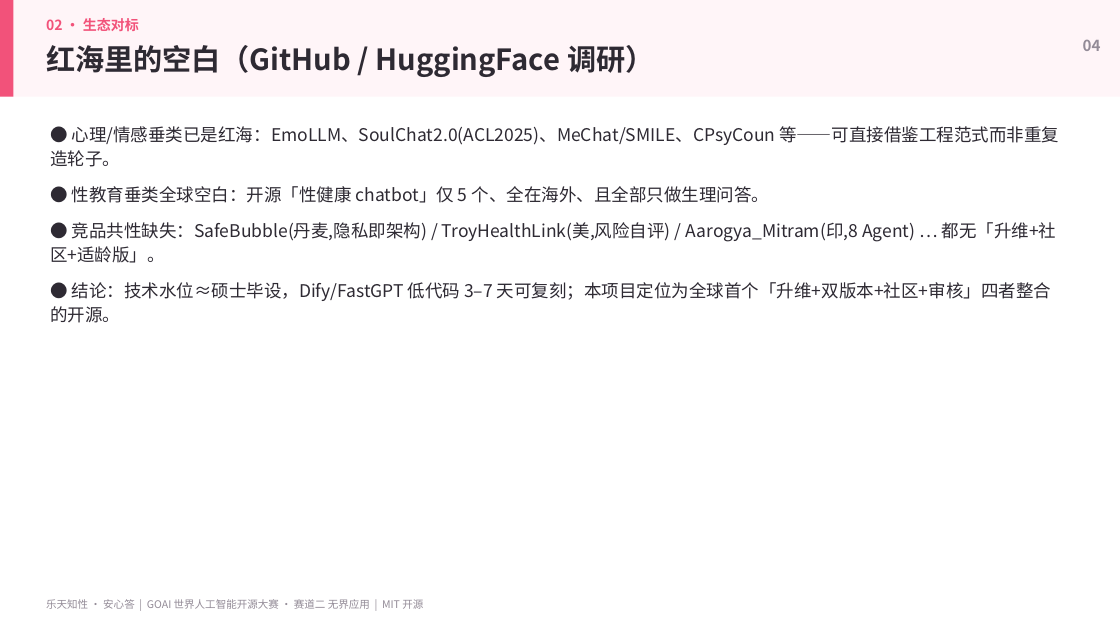
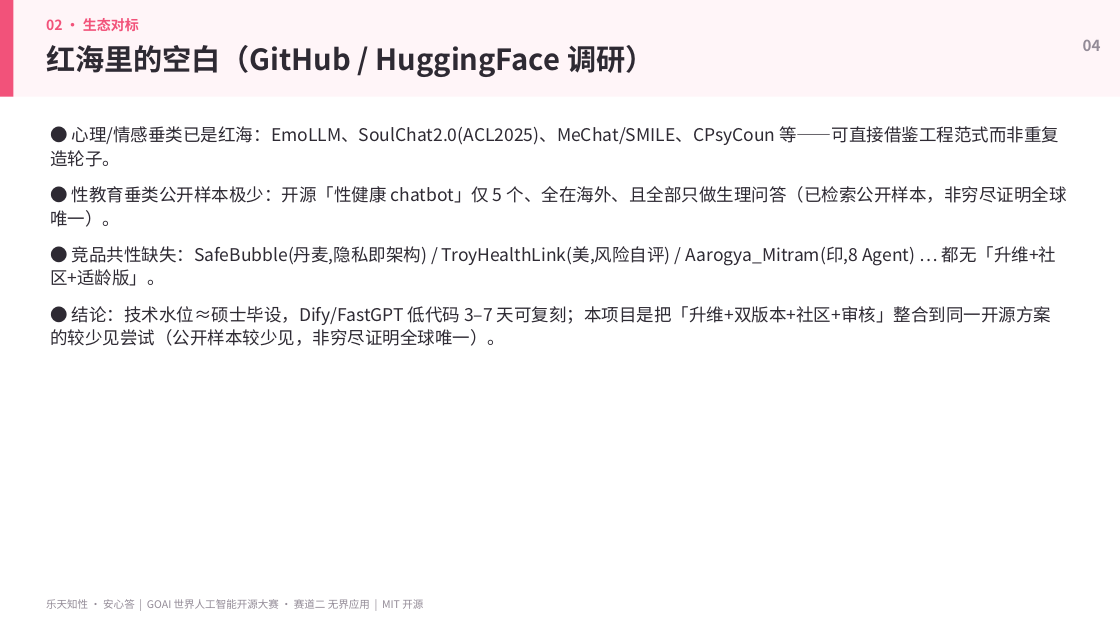
Before and after one commit to mlx969/-Finn, a slide deck: slide 4 of presentation.pptx. Drawn at 1120x630 pixels with LibreOffice and Linux fonts; fonts in the diff are those of the drawing. Boxes give left, top, right and bottom in pixels: in the first picture for what was removed or moved away, otherwise in the second. Text is boxed around its words. In the diff, an @@ line names an element or a change of style, - is before the commit and + after.

```diff
--- a/presentation.pptx
+++ b/presentation.pptx
@@ text at bbox=[50, 186, 1067, 227]: text changed @@
-● 性教育垂类全球空白：开源「性健康 chatbot」仅 5 个、全在海外、且全部只做生理问答。
+● 性教育垂类公开样本极少：开源「性健康 chatbot」仅 5 个、全在海外、且全部只做生理问答（已检索公开样本，非穷尽证明全球唯一）。
@@ text at bbox=[50, 306, 1051, 346]: text changed @@
-● 结论：技术水位≈硕士毕设，Dify/FastGPT 低代码 3–7 天可复刻；本项目定位为全球首个「升维+双版本+社区+审核」四者整合的开源。
+● 结论：技术水位≈硕士毕设，Dify/FastGPT 低代码 3–7 天可复刻；本项目是把「升维+双版本+社区+审核」整合到同一开源方案的较少见尝试（公开样本较少见，非穷尽证明全球唯一）。
```
Also in this commit, not shown: 12 other slides changed, 24 other files.
